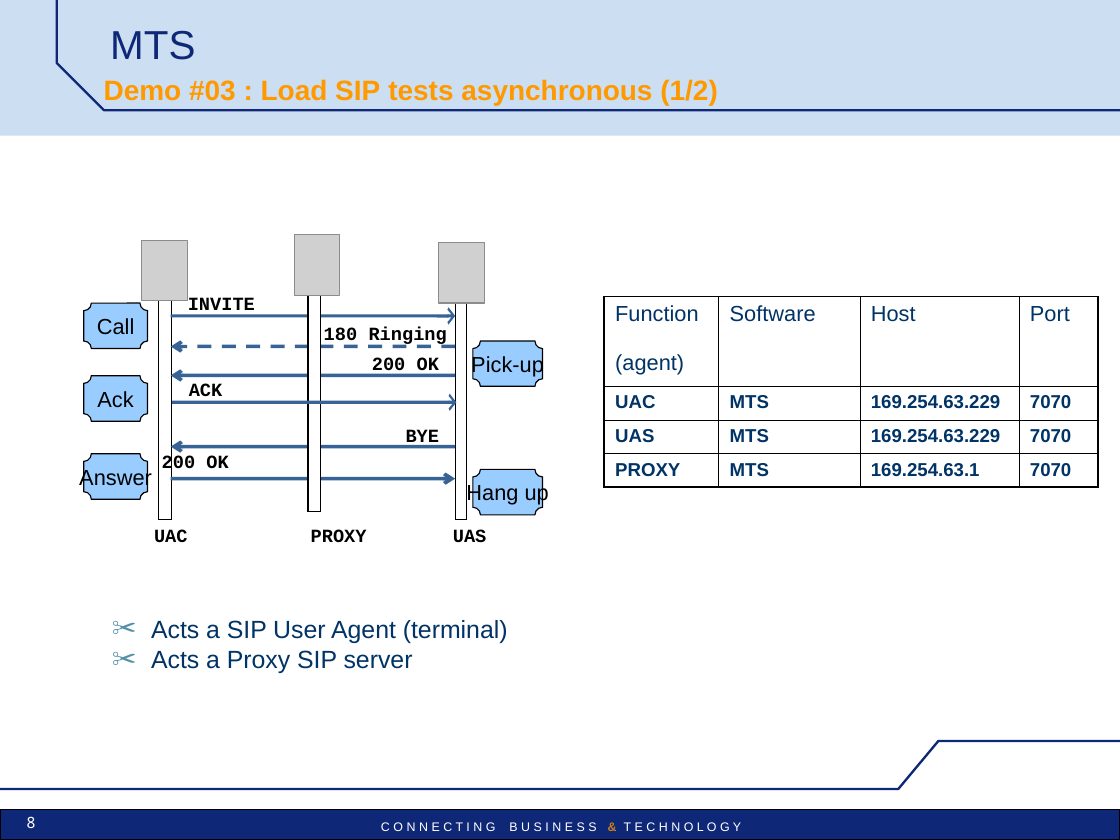
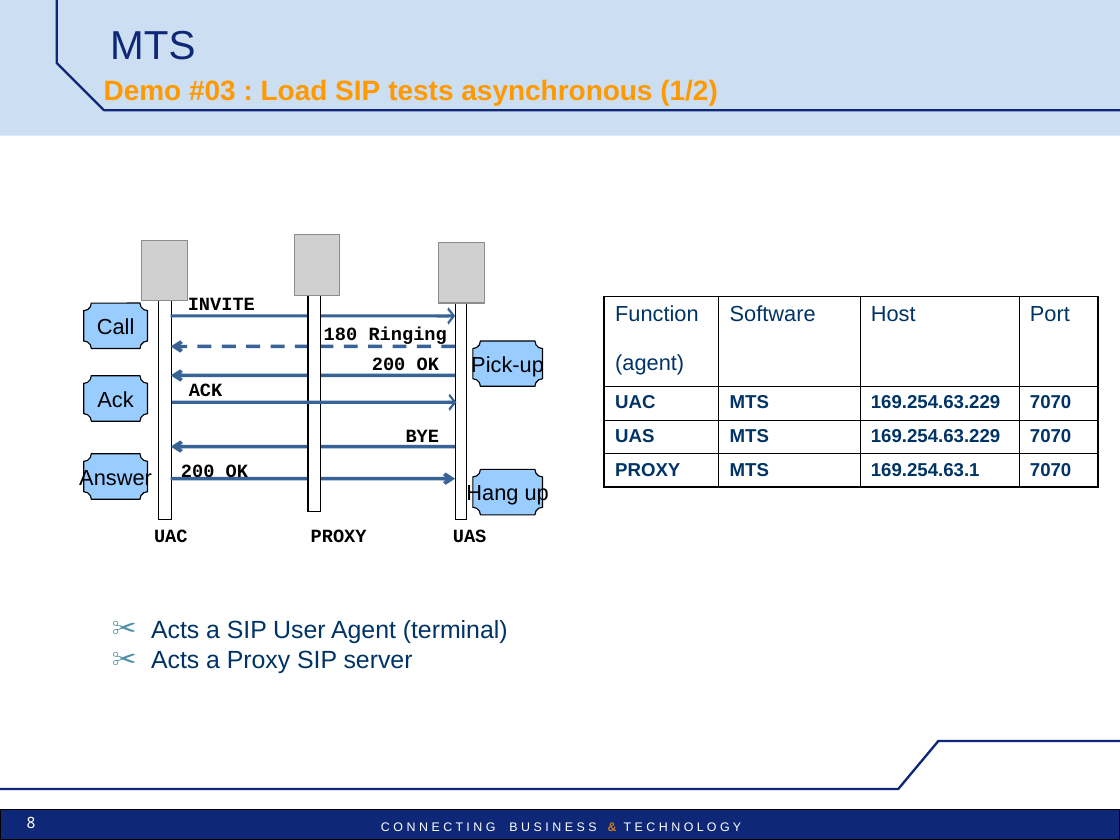
Before and after one commit to vu3mmg/mts-project, a slide deck: slide 8 of trunk/mts/src/main/doc/MTS_pres_demos.ppt. Drawn at 1120x840 pixels with LibreOffice and Linux fonts; fonts in the diff are those of the drawing; grey boxes stand for pictures; background and template pictures are left out. Boxes give left, top, right and bottom in pixels: in the first picture for what was removed or moved away, otherwise in the second. Text is boxed around its words. In the diff, an @@ line names an element or a change of style, - is before the commit and + after.

```diff
--- a/trunk/mts/src/main/doc/MTS_pres_demos.ppt
+++ b/trunk/mts/src/main/doc/MTS_pres_demos.ppt
@@ text "200 OK": place and size @@
-text "200 OK" at (162, 455, 228, 474)
+text "200 OK" at (181, 464, 248, 483)
```
Also in this commit, not shown: 14 other slides changed, 2 slides added.
